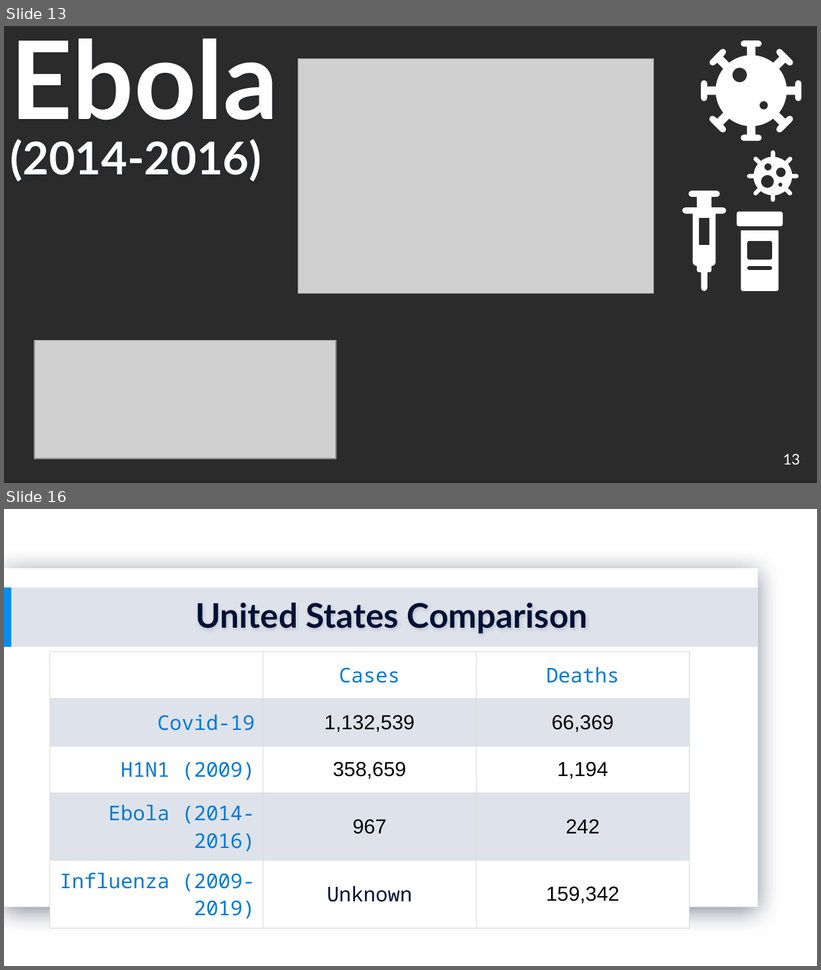
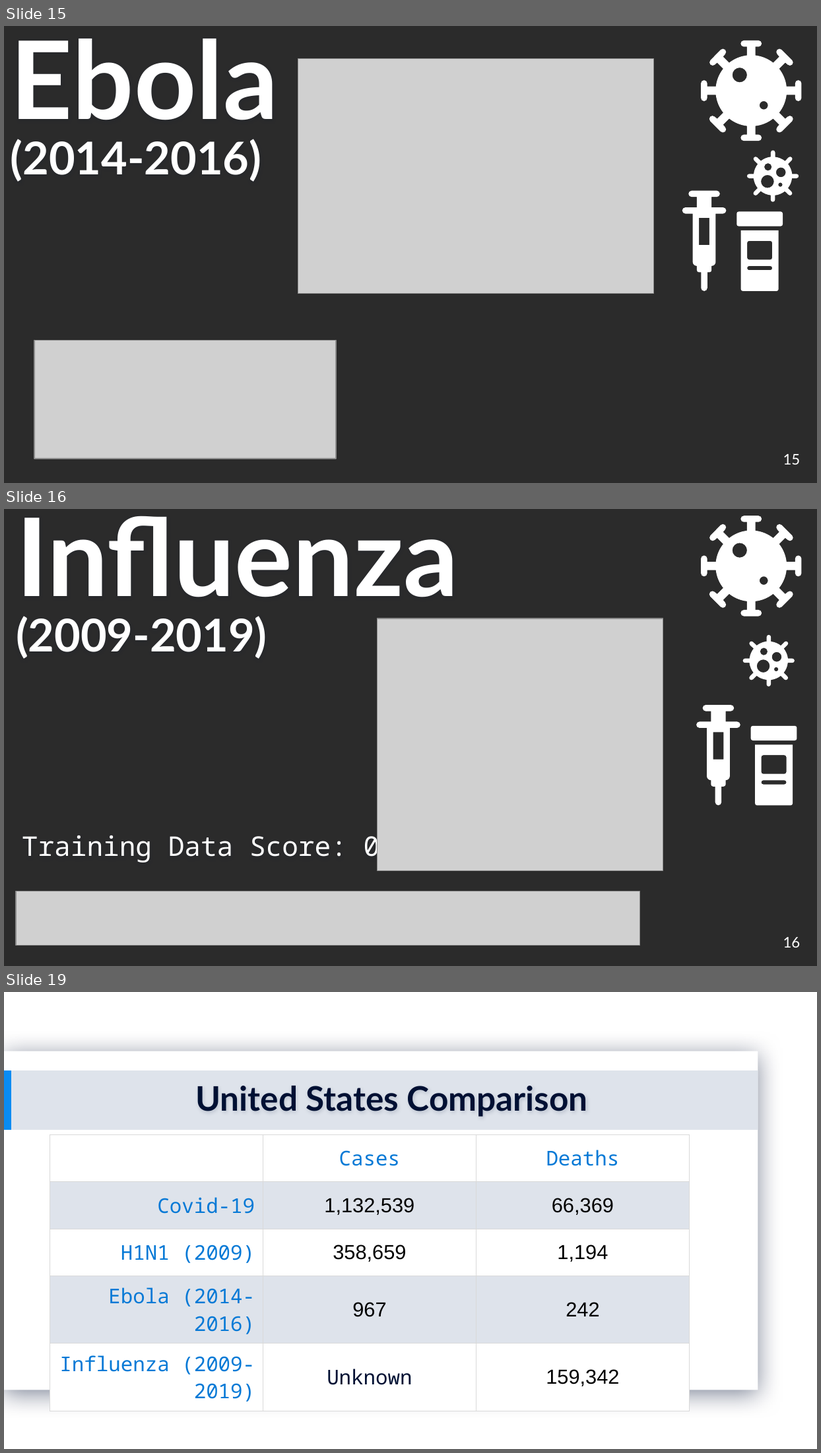
Before and after one commit to bthomas6719/Covid_Examination_Project, a slide deck: Final Project.pptx. Shown one above the other, each under a label of ours: slides 13 and 16 before the commit, slides 15, 16 and 19 after it; the slides between them are not shown. The pictures are 821x970 and 821x1453 pixels, drawn with LibreOffice and Linux fonts; fonts in the diff are those of the drawing; grey boxes stand for pictures; background and template pictures are left out; a plain dark background stands for a picture behind light text. Boxes give left, top, right and bottom in pixels: in the first picture for what was removed or moved away, otherwise in the second. Text is boxed around its words. In the diff, an @@ line names an element or a change of style, - is before the commit and + after.

```diff
--- a/Final Project.pptx
+++ b/Final Project.pptx
@@ slide 16 added at [4,509,817,966], background picture (left out) @@
@@ title added at [16,516,459,659], 40 pt, text #FFFFFF, bold @@
+Influenza (2009-2019)
@@ freeform shape added at [701,516,802,617], fill #FFFFFF @@
@@ picture added at [377,619,663,871] @@
@@ freeform shape added at [743,635,795,687], fill #FFFFFF @@
@@ freeform shape added at [697,705,741,806], fill #FFFFFF @@
@@ freeform shape added at [751,726,797,741], fill #FFFFFF @@
@@ freeform shape added at [755,745,793,806], fill #FFFFFF @@
@@ text added at [22,831,445,864], 24 pt, text #FFFFFF @@
+Training Data Score: 0.079
@@ picture added at [16,891,640,946] @@
@@ page number added at [783,937,801,948], 13 pt, text #FFFFFF @@
+16
@@ what was slide 13 is now slide 15 @@
@@ page number at [783,454,801,465]: text changed @@
-13
+15
@@ what was slide 16 is now slide 19 @@
```
Also in this commit, not shown: 5 slides changed, 3 other slides added, 3 slides removed.
